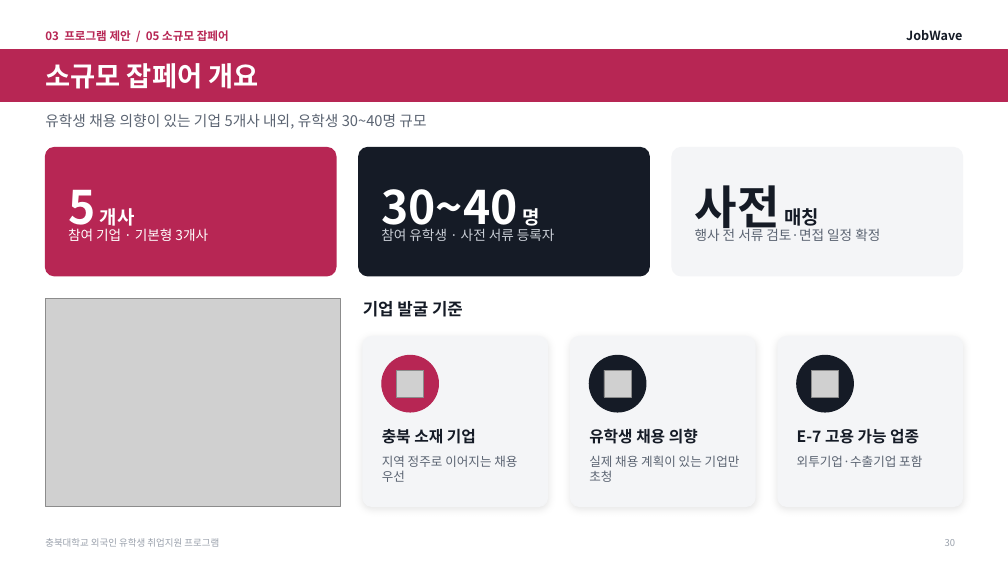
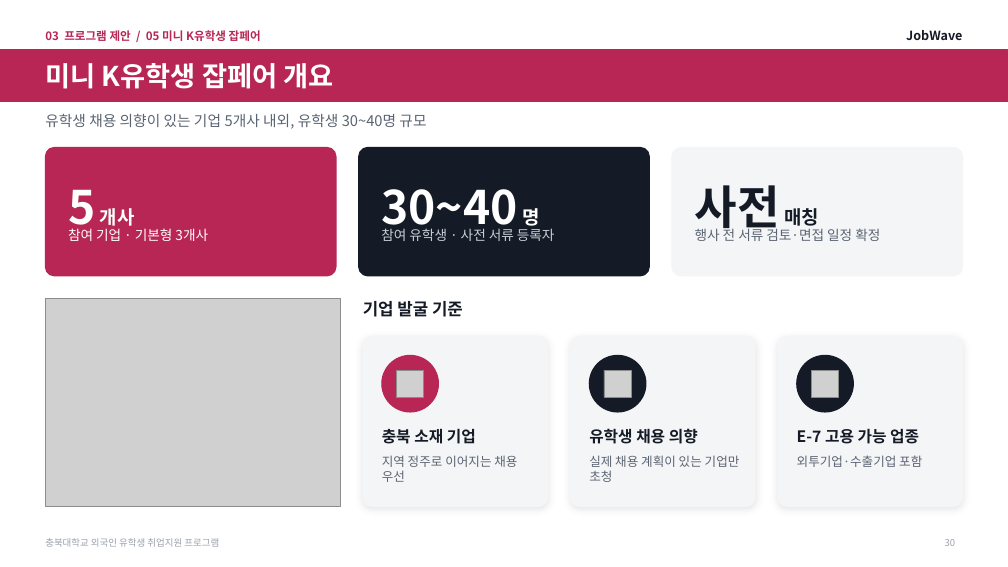
Before and after one commit to job-wave/Codex, a slide deck: slide 30 of output/jobwave-cbnu-proposal/JobWave_proposal_visual.pptx. Drawn at 1008x567 pixels with LibreOffice and Linux fonts; fonts in the diff are those of the drawing; grey boxes stand for pictures. Boxes give left, top, right and bottom in pixels: in the first picture for what was removed or moved away, otherwise in the second. Text is boxed around its words. In the diff, an @@ line names an element or a change of style, - is before the commit and + after.

```diff
--- a/output/jobwave-cbnu-proposal/JobWave_proposal_visual.pptx
+++ b/output/jobwave-cbnu-proposal/JobWave_proposal_visual.pptx
@@ text at <box>45,30,261,41</box>: text changed @@
-03 프로그램 제안 / 05 소규모 잡페어
+03 프로그램 제안 / 05 미니 K유학생 잡페어
@@ title at <box>45,63,334,89</box>: text changed @@
-소규모 잡페어 개요
+미니 K유학생 잡페어 개요
```
Also in this commit, not shown: 9 other slides changed, 1 other file.
